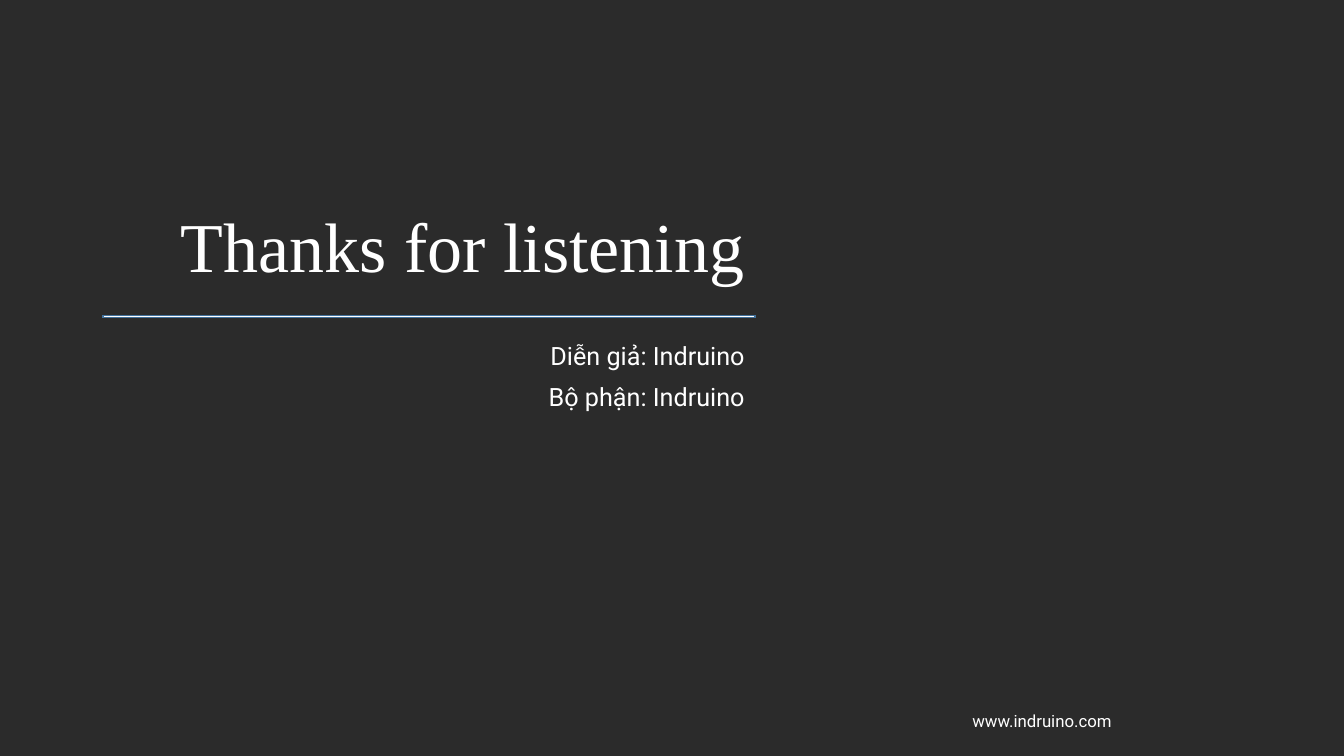
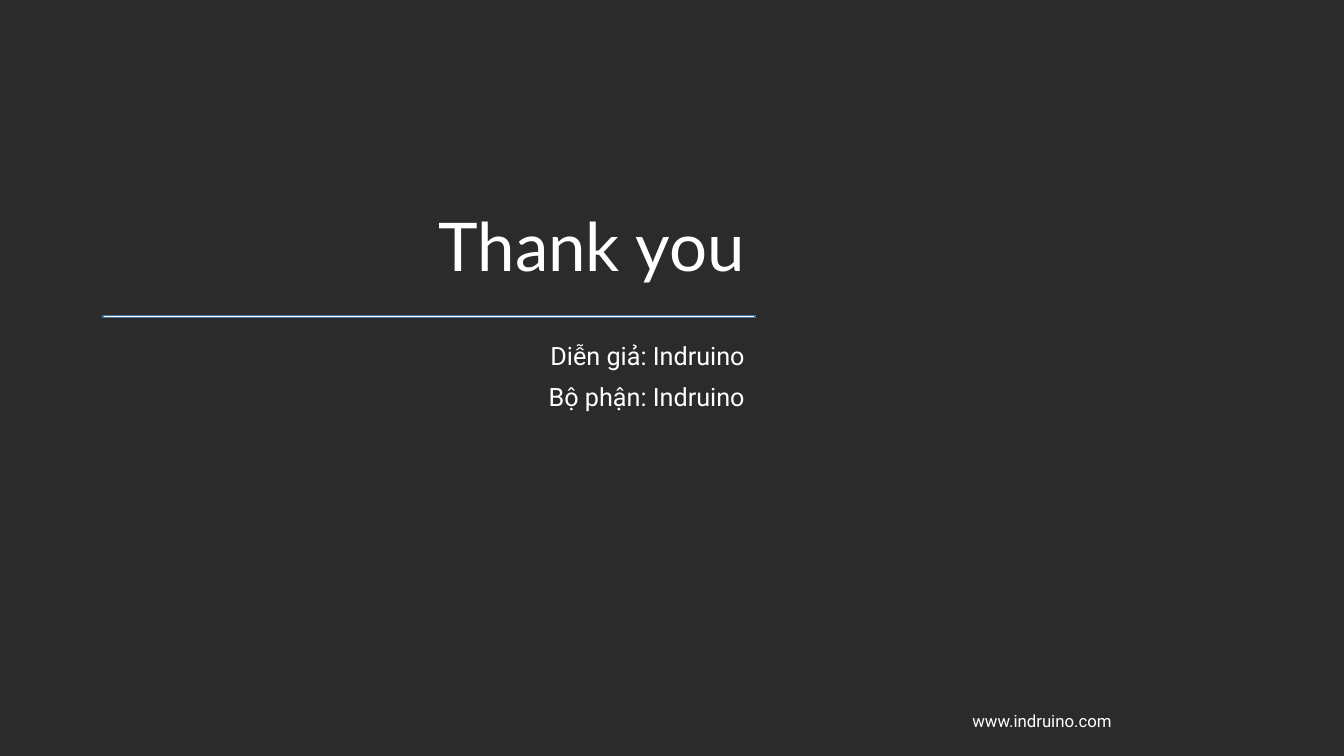
Before and after one commit to daotuyen9244/Indruino-Iot-Project, a slide deck: slide 16 of FW/Thanh/REVIEW_TRELLO/reveiw_trello_.pptx. Drawn at 1344x756 pixels with LibreOffice and Linux fonts; fonts in the diff are those of the drawing; background and template pictures are left out; a plain dark background stands for a picture behind light text. Boxes give left, top, right and bottom in pixels: in the first picture for what was removed or moved away, otherwise in the second. Text is boxed around its words. In the diff, an @@ line names an element or a change of style, - is before the commit and + after.

```diff
--- a/FW/Thanh/REVIEW_TRELLO/reveiw_trello_.pptx
+++ b/FW/Thanh/REVIEW_TRELLO/reveiw_trello_.pptx
@@ title at box(438, 221, 745, 283): text changed; size 50 to 48 pt; font Times New Roman to Lato @@
-Thanks for listening
+Thank you
```
Also in this commit, not shown: 14 other slides changed, 5 other files.
